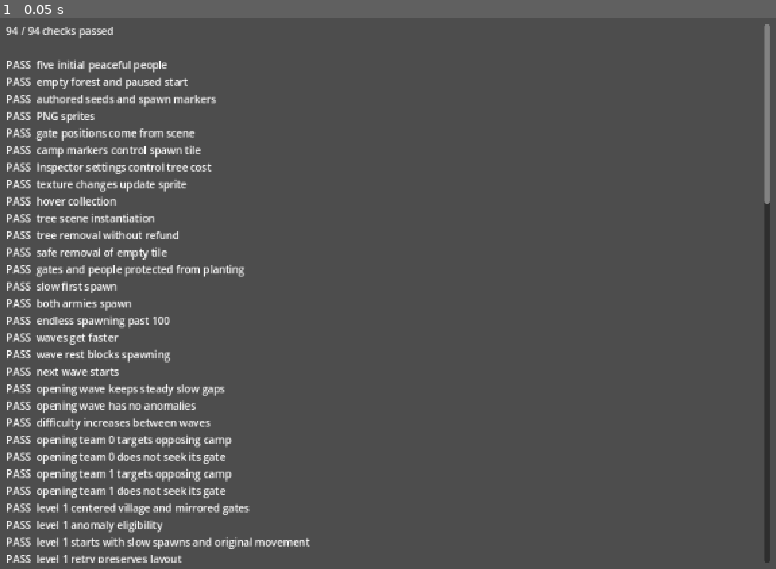
Above: before the commit, frame 1.
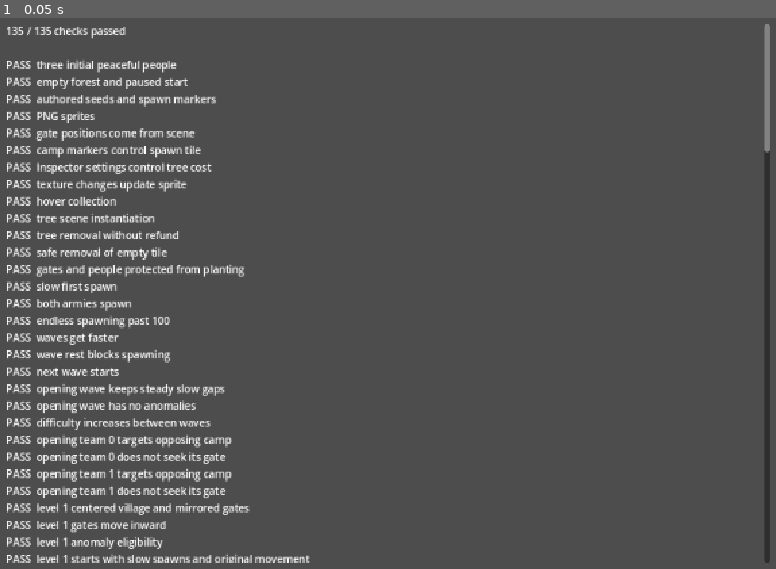
Above: after the commit, the same moment.

Repository: MiusoftGames/art-of-peace
Game: Godot game, scene res://tests/run_checks.tscn
Same seed, same stepped clock (60 frames per second), same inputs: the game is played once before the commit and once after it. This scene is started directly instead of the project's main scene.
Inputs:
- Up to frame 1 (0.05 s): no input

The runs differ from the first frame. In frame 1, 1.1% of the frame differs, in the area x 0-100%, y 1-99%.

Commit message:
difficulty change

Diff:
--- a/main.tscn
+++ b/main.tscn
@@ -66,15 +66,9 @@
 [node name="Peaceful3" parent="Board/People" index="2" unique_id=1207044759 instance=ExtResource("6")]
 position = Vector2(380, 300)
 
-[node name="Peaceful4" parent="Board/People" index="3" unique_id=854610676 instance=ExtResource("6")]
-position = Vector2(340, 340)
-
-[node name="Peaceful5" parent="Board/People" index="4" unique_id=1149033027 instance=ExtResource("6")]
-position = Vector2(420, 340)
-
 [node name="Village" parent="Board" unique_id=518271316 instance=ExtResource("12")]
 z_index = -1
-position = Vector2(380, 297)
+position = Vector2(380, 465)
 
 [node name="Camps" type="Node2D" parent="." unique_id=243223548]
 
--- a/scenes/ui/hud.tscn
+++ b/scenes/ui/hud.tscn
@@ -56,7 +56,7 @@
 offset_bottom = 43.0
 mouse_filter = 2
 theme_override_font_sizes/font_size = 18
-text = "RESCUED 0 / 10"
+text = "RESCUED 0 / 5"
 
 [node name="Level" type="Label" parent="Root/TopBar"]
 offset_left = 660.0
@@ -82,7 +82,7 @@
 offset_right = 640.0
 offset_bottom = 55.0
 mouse_filter = 2
-max_value = 10.0
+max_value = 5.0
 value = 0.0
 show_percentage = false
 
@@ -139,7 +139,7 @@
 layout_mode = 2
 mouse_filter = 2
 theme_override_font_sizes/font_size = 14
-text = "Rescue: 10"
+text = "Rescue: 5"
 custom_minimum_size = Vector2(0, 32)
 
 [node name="Spawned" type="Label" parent="Root/Population"]
@@ -201,14 +201,14 @@
 offset_right = 1077.0
 offset_bottom = 328.0
 mouse_filter = 2
-theme_override_constants/separation = 6
+theme_override_constants/separation = 4
 
 [node name="Title" type="Label" parent="Root/Controls"]
 layout_mode = 2
 mouse_filter = 2
 theme_override_font_sizes/font_size = 14
 text = "FOREST"
-custom_minimum_size = Vector2(0, 35)
+custom_minimum_size = Vector2(0, 20)
 
 [node name="Collect" type="Label" parent="Root/Controls"]
 layout_mode = 2
@@ -279,7 +279,7 @@
 offset_bottom = 744.0
 mouse_filter = 2
 theme_override_font_sizes/font_size = 17
-text = "Rescue 10 people before either camp falls."
+text = "Rescue 5 people before either camp falls."
 
 [node name="Delivered" type="Label" parent="Root"]
 offset_left = 22.0
--- a/scripts/entities/person.gd
+++ b/scripts/entities/person.gd
@@ -81,14 +81,14 @@
 	if peaceful:
 		visit_village(delta, game)
 		return
-	var target: Vector2i = game.hostile_destination(team)
+	var target: Vector2i = game.hostile_destination(team, cell)
 	if cell == target:
 		attack_elapsed += delta
 		var interval: float = maxf(0.1, game.settings.building_attack_interval)
 		while attack_elapsed >= interval:
 			attack_elapsed -= interval
 			game.attack_destination(self)
-			if game.lost or game.won:
+			if dead or game.lost or game.won:
 				attack_elapsed = 0.0
 				break
 		return
--- a/scripts/game.gd
+++ b/scripts/game.gd
@@ -40,13 +40,16 @@
 var won := false
 var rescued := 0
 var failure_reason := ""
+var anomaly_remaining := 1
+var previous_layout: Array[Vector2i] = []
 
 func _ready() -> void:
 	rng.randomize()
 	board.settings = settings
 	stock = settings.starting_seeds
+	goal = mini(settings.maximum_rescue_goal, settings.first_goal + (level - 1) * settings.goal_increment)
+	preload("res://scripts/systems/level_director.gd").configure(self)
 	preload("res://scripts/world/level_layout.gd").apply(self)
-	goal = mini(settings.maximum_rescue_goal, settings.first_goal + (level - 1) * settings.goal_increment)
 	waves.configure(settings)
 	waves.level_offset = 0
 	waves.spawn_remaining = waves.interval()
@@ -82,6 +85,7 @@
 	var fresh = load("res://main.tscn").instantiate()
 	fresh.level = number
 	fresh.settings = settings
+	fresh.previous_layout.assign([village.home_cell(board), board.cell_at($Board/Gates/BlueGate.position)])
 	var tree := get_tree()
 	tree.root.add_child(fresh)
 	tree.current_scene = fresh
@@ -118,28 +122,53 @@
 	register_person(person)
 	return person
 
+func camp_cell(camp: ArmyCamp) -> Vector2i:
+	return board.cell_at(board.to_local(camp.get_node("SpawnPoint").global_position))
+
 func spawn_cell(team: int) -> Vector2i:
 	var camp := get_camp(team)
-	if camp != null:
-		return board.cell_at(board.to_local(camp.get_node("SpawnPoint").global_position))
-	return Vector2i.ZERO
+	return camp_cell(camp) if camp != null else Vector2i.ZERO
+
+func get_camps(team: int) -> Array[ArmyCamp]:
+	var found: Array[ArmyCamp] = []
+	for camp in $Camps.get_children():
+		if camp is ArmyCamp and camp.team == team and not camp.defeated:
+			found.append(camp)
+	return found
 
 func get_camp(team: int) -> ArmyCamp:
-	for camp in $Camps.get_children():
-		if camp is ArmyCamp and camp.team == team:
-			return camp
-	return null
-
-func hostile_destination(team: int) -> Vector2i:
-	return spawn_cell(1 - team)
+	var camps := get_camps(team)
+	return camps[0] if not camps.is_empty() else null
+
+func hostile_destination(team: int, from := Vector2i(-1, -1)) -> Vector2i:
+	var camps := get_camps(1 - team)
+	if from == Vector2i(-1, -1):
+		return spawn_cell(1 - team)
+	var targets: Dictionary = {}
+	for camp in camps:
+		targets[camp_cell(camp)] = true
+	if targets.has(from):
+		return from
+	var route := GridPathfinding.find_path(board, from, targets, trees)
+	if not route.is_empty():
+		return route.back()
+	var closest := spawn_cell(1 - team)
+	for camp in camps:
+		if from.distance_squared_to(camp_cell(camp)) < from.distance_squared_to(closest):
+			closest = camp_cell(camp)
+	return closest
 
 func attack_destination(person: PeacePerson) -> void:
 	if won or lost or person.peaceful or person.dead or person.retreated:
 		return
-	if person.cell == spawn_cell(1 - person.team):
-		var camp := get_camp(1 - person.team)
-		if camp != null and camp.take_damage(settings.building_attack_damage):
-			declare_army_winner(person.team)
+	for camp in get_camps(1 - person.team):
+		if person.cell == camp_cell(camp):
+			var defeated := camp.take_damage(1)
+			person.dead = true
+			record_death(person)
+			if defeated:
+				declare_army_winner(person.team)
+			return
 
 func declare_army_winner(team: int) -> void:
 	battle_winner = team
@@ -152,7 +181,10 @@
 	return false
 
 func protected(cell: Vector2i) -> bool:
-	return village.is_building_cell(cell, board) or cell == spawn_cell(0) or cell == spawn_cell(1) or is_gate_cell(cell)
+	for camp in $Camps.get_children():
+		if camp is ArmyCamp and cell == camp_cell(camp):
+			return true
+	return village.is_building_cell(cell, board) or is_gate_cell(cell)
 
 func is_gate_cell(cell: Vector2i) -> bool:
 	return is_matching_gate(cell, 0) or is_matching_gate(cell, 1)
@@ -273,24 +305,24 @@
 	return GridPathfinding.find_path(board, from, {target: true}, gates)
 
 func spawn_pair() -> void:
-	# If this pair contains an anomaly, choose its team alternately.
-	var teams := [0, 1]
-	var frequency := maxi(1, settings.anomaly_every)
-	var anomalies_enabled := level >= settings.anomaly_start_level
-	var first_is_anomaly := anomalies_enabled and (spawned + 1) % frequency == 0
-	var second_is_anomaly := anomalies_enabled and (spawned + 2) % frequency == 0
-	var preferred_team := 1 if anomaly_count % 2 == 0 else 0
-	if (first_is_anomaly and preferred_team == 1) or (not first_is_anomaly and second_is_anomaly and preferred_team == 0):
-		teams = [1, 0]
 	if lost or won:
 		return
-	for team in teams:
-		spawned += 1
-		var anomaly := anomalies_enabled and spawned % frequency == 0
-		make_person(team, spawn_cell(team), false, anomaly)
-		if anomaly:
-			anomaly_count += 1
-			notify_player("Anomaly! Its unpredictable route breaks through trees.")
+	for camp in $Camps.get_children():
+		if not camp is ArmyCamp or camp.defeated:
+			continue
+		var count := rng.randi_range(1, settings.maximum_spawn_group) if level > settings.burst_after_level else 1
+		for index in range(count):
+			spawned += 1
+			var anomaly := false
+			if level >= settings.anomaly_start_level:
+				anomaly_remaining -= 1
+				if anomaly_remaining <= 0:
+					anomaly = true
+					anomaly_remaining = rng.randi_range(settings.anomaly_gap_min, maxi(settings.anomaly_gap_min, settings.anomaly_gap_max))
+			make_person(camp.team, camp_cell(camp), false, anomaly)
+			if anomaly:
+				anomaly_count += 1
+				notify_player("Anomaly! Its unpredictable route breaks through trees.")
 
 func record_death(person: PeacePerson) -> void:
 	deaths += 1
--- a/scripts/settings/game_settings.gd
+++ b/scripts/settings/game_settings.gd
@@ -14,9 +14,17 @@
 		emit_changed()
 
 @export_category("Rescue Goals")
-@export_range(1, 100) var first_goal := 10
-@export_range(1, 100) var goal_increment := 10
-@export_range(1, 30) var maximum_rescue_goal := 30
+@export_range(1, 100) var first_goal := 5
+@export_range(1, 100) var goal_increment := 1
+@export_range(1, 30) var maximum_rescue_goal := 15
+
+@export_category("Later Level Variety")
+@export_range(1, 30) var random_goal_after_level := 8
+@export_range(1, 15) var random_goal_min := 6
+@export_range(1, 30) var burst_after_level := 7
+@export_range(1, 5) var maximum_spawn_group := 3
+@export_range(1, 30) var extra_camp_after_level := 8
+@export_range(0.0, 1.0, 0.05) var extra_camp_chance := 0.35
 
 @export_category("Level Layout")
 @export var vary_level_layout := true
@@ -27,8 +35,9 @@
 @export_range(0.1, 10.0, 0.05) var minimum_spawn_gap := 0.65
 @export_range(0.0, 5.0, 0.05) var gap_reduction_per_wave := 1.0
 @export_range(0.0, 60.0, 0.5) var wave_rest_seconds := 10.0
-@export_range(1, 100) var anomaly_every := 20
-@export_range(1, 100) var anomaly_start_level := 3
+@export_range(1, 20) var anomaly_gap_min := 3
+@export_range(1, 30) var anomaly_gap_max := 8
+@export_range(1, 100) var anomaly_start_level := 5
 
 @export_category("People")
 @export_range(1.0, 200.0, 1.0) var movement_speed := 48.0
@@ -39,7 +48,6 @@
 
 @export_category("Camp Attacks")
 @export_range(0.1, 5.0, 0.1) var building_attack_interval := 1.0
-@export_range(1, 20) var building_attack_damage := 1
 
 @export_category("Trees and Seeds")
 @export_range(0, 100) var starting_seeds := 8
--- /dev/null
+++ b/scripts/systems/level_director.gd
@@ -0,0 +1,25 @@
+extends RefCounted
+## Random round goals and occasional reinforcements, tuned in PeaceSettings.
+static func configure(game: Node) -> void:
+	if game.level > game.settings.random_goal_after_level:
+		game.goal = game.rng.randi_range(game.settings.random_goal_min, game.settings.maximum_rescue_goal)
+	game.anomaly_remaining = game.rng.randi_range(1, 3)
+	if not game.settings.vary_level_layout:
+		return
+	if game.level > game.settings.extra_camp_after_level and game.rng.randf() < game.settings.extra_camp_chance:
+		var extra: ArmyCamp = preload("res://scenes/entities/army_camp.tscn").instantiate()
+		extra.team = game.rng.randi_range(0, 1)
+		game.get_node("Camps").add_child(extra)
+	# Keep camp art in the clear part of the sidebars; entry markers track row changes.
+	for team in range(2):
+		var camps: Array[ArmyCamp] = game.get_camps(team)
+		var first_row: int = game.rng.randi_range(6, 9)
+		if camps.size() > 1:
+			first_row = 6 if game.rng.randf() < 0.5 else 10
+		for index in range(camps.size()):
+			var camp: ArmyCamp = camps[index]
+			var row: int = first_row if index == 0 else (10 if first_row == 6 else 6)
+			camp.scale = Vector2(0.75, 0.75)
+			camp.position = Vector2(75 if team == 0 else 1005, game.board.position.y + game.board.point(Vector2i(0, row)).y)
+			var entry := Vector2i(0 if team == 0 else game.settings.grid_size.x - 1, row)
+			camp.get_node("SpawnPoint").position = camp.to_local(game.board.to_global(game.board.point(entry)))
--- a/scripts/ui/hud.gd
+++ b/scripts/ui/hud.gd
@@ -15,6 +15,9 @@
 	$Root/GameOver/RetryButton.pressed.connect(func() -> void: restart_pressed.emit())
 
 func update_status(game: Node) -> void:
+	$Root/ThreatHelp.visible = not game.settings.vary_level_layout
+	$Root/Anomaly.position.y = 610.0 if game.get_node("Camps").get_child_count() > 2 else 500.0
+	$Root/Delivered.position.y = 695.0
 	var living: int = game.peaceful_count()
 	$Root/TopBar/SpeedButton.text = "Normal 1x" if game.speed == 1.0 else ("Fast 2x" if game.speed == 2.0 else "Ultra 4x")
 	$Root/TopBar/Seeds.text = "SEEDS  %d" % game.stock
@@ -35,11 +38,16 @@
 	$Root/WaveStatus/Countdown.text = "Rest: %.0fs" % ceilf(game.waves.rest_remaining) if game.waves.rest_remaining > 0 else "Next: %.0fs" % ceilf(game.waves.spawn_remaining)
 	$Root/Controls/TreeCost.text = "%d seed / tree" % game.settings.tree_cost
 	$Root/Controls/Speed.text = "F: speed %dx" % int(game.speed)
-	$Root/Anomaly/Description.text = "Starts level %d\nEvery %dth spawn" % [game.settings.anomaly_start_level, game.settings.anomaly_every]
+	$Root/Anomaly/Description.text = "From level %d\nRandom arrivals" % game.settings.anomaly_start_level
 	$Root/Message.text = game.message
 	$Root/GameOver.visible = game.lost or game.won
 	$Root/GameOver/Title.text = "PEACE RESTORED!" if game.won else "RESCUE FAILED"
-	$Root/GameOver/Details.text = "%d people reached the village.\nNext level: rescue %d people." % [game.rescued, mini(game.settings.maximum_rescue_goal, game.goal + game.settings.goal_increment)] if game.won else game.failure_reason
+	if not game.won:
+		$Root/GameOver/Details.text = game.failure_reason
+	elif game.level >= game.settings.random_goal_after_level:
+		$Root/GameOver/Details.text = "%d people reached the village.\nNext level: a random goal of %d-%d." % [game.rescued, game.settings.random_goal_min, game.settings.maximum_rescue_goal]
+	else:
+		$Root/GameOver/Details.text = "%d people reached the village.\nNext level: rescue %d people." % [game.rescued, mini(game.settings.maximum_rescue_goal, game.goal + game.settings.goal_increment)]
 	$Root/GameOver/Hint.text = "Level %d  /  %d rescued  /  %d lost" % [game.level, game.rescued, game.deaths]
 	$Root/GameOver/ContinueButton.visible = game.won
 	$Root/GameOver/RetryButton.visible = game.lost
--- a/scripts/world/level_layout.gd
+++ b/scripts/world/level_layout.gd
@@ -1,5 +1,5 @@
 extends RefCounted
-## Repeatable centered village and mirrored gate positions for each level.
+## Random centered village and gates mirrored from opposite corners.
 static func apply(game: Node) -> void:
 	if not game.settings.vary_level_layout:
 		return
@@ -7,8 +7,9 @@
 	for group in ["People", "Seeds", "Trees"]:
 		for item in game.get_node("Board/" + group).get_children():
 			occupied[game.board.cell_at(item.position)] = true
-	occupied[game.spawn_cell(0)] = true
-	occupied[game.spawn_cell(1)] = true
+	for camp in game.get_node("Camps").get_children():
+		if camp is ArmyCamp:
+			occupied[game.camp_cell(camp)] = true
 	var middle: int = floori(game.settings.grid_size.x / 2.0)
 	var rows: Array[int] = []
 	for y in range(1, game.settings.grid_size.y - 1):
@@ -16,24 +17,25 @@
 		for dx in range(-game.village.building_half_width, game.village.building_half_width + 1):
 			if occupied.has(Vector2i(middle + dx, y)):
 				clear = false
-		if clear:
+		if clear and (game.previous_layout.is_empty() or y != game.previous_layout[0].y):
 			rows.append(y)
 	if not rows.is_empty():
-		var home := Vector2i(middle, rows[(game.level - 1) % rows.size()])
+		var home := Vector2i(middle, rows[game.rng.randi_range(0, rows.size() - 1)])
 		game.village.position = game.board.point(home)
 		for dx in range(-game.village.building_half_width, game.village.building_half_width + 1):
 			occupied[home + Vector2i(dx, 0)] = true
 	var options: Array[Vector2i] = []
-	for y in range(2, game.settings.grid_size.y - 2):
-		for x in range(2, middle):
-			var left := Vector2i(x, y)
-			var right := Vector2i(game.settings.grid_size.x - 1 - x, y)
-			if not occupied.has(left) and not occupied.has(right) and y != game.spawn_cell(0).y and y != game.spawn_cell(1).y:
-				options.append(left)
+	# Zero-based column 2 is two cells inward from the left edge.
+	var x := mini(2 + game.level - 1, maxi(2, middle - 2))
+	for y in range(1, floori(game.settings.grid_size.y / 2.0)):
+		var left := Vector2i(x, y)
+		var right := Vector2i(game.settings.grid_size.x - 1 - x, game.settings.grid_size.y - 1 - y)
+		if not occupied.has(left) and not occupied.has(right) and (game.previous_layout.size() < 2 or left.y != game.previous_layout[1].y):
+			options.append(left)
 	if options.is_empty():
 		return
-	var chosen := options[((game.level - 1) * 7) % options.size()]
+	var chosen := options[game.rng.randi_range(0, options.size() - 1)]
 	for gate in game.get_node("Board/Gates").get_children():
 		if gate is PeaceGate:
-			var cell := chosen if gate.team == 0 else Vector2i(game.settings.grid_size.x - 1 - chosen.x, chosen.y)
+			var cell := chosen if gate.team == 0 else Vector2i(game.settings.grid_size.x - 1 - chosen.x, game.settings.grid_size.y - 1 - chosen.y)
 			gate.position = game.board.point(cell)
--- a/tests/runtime_checks.gd
+++ b/tests/runtime_checks.gd
@@ -16,6 +16,8 @@
 	check_easy_opening()
 	check_level_layouts()
 	check_speed_and_distant_seeds()
+	check_later_variety()
+	check_single_camp_hit()
 	check_targets_and_combat()
 	check_goals_and_loss()
 	check_anomalies_and_gates()
@@ -35,8 +37,8 @@
 
 func check_initial_state() -> void:
 	var game := fresh_game()
-	results["five initial peaceful people"] = game.peaceful_count() == 5 and game.soldiers.size() == 5
-	results["empty forest and paused start"] = game.trees.is_empty() and not game.running and game.goal == 10
+	results["three initial peaceful people"] = game.peaceful_count() == 3 and game.soldiers.size() == 3
+	results["empty forest and paused start"] = game.trees.is_empty() and not game.running and game.goal == 5
 	results["authored seeds and spawn markers"] = game.seeds.size() == 8 and game.spawn_cell(0) == Vector2i(0, 7) and game.spawn_cell(1) == Vector2i(18, 7)
 	results["PNG sprites"] = game.soldiers[0].get_node("Sprite2D").texture.resource_path.ends_with(".png")
 	game.free()
@@ -125,9 +127,9 @@
 		person.next_cell = person.cell
 		person.position = game.board.point(person.cell)
 		person.step(0.0, game)
-	results["arrivals count once"] = game.rescued == 10
+	results["arrivals count once"] = game.rescued == 5
 	game.soldiers[0].step(0.0, game)
-	results["returning villager is not counted twice"] = game.rescued == 10
+	results["returning villager is not counted twice"] = game.rescued == 5
 	game.running = true
 	game.advance(0.0)
 	results["goal freezes round and shows success"] = game.won and not game.running and not game.lost and game.level == 1
@@ -148,7 +150,7 @@
 	next.level = 2
 	host.add_child(next)
 	next.set_process(false)
-	results["fresh level two goal and state"] = next.goal == 20 and next.peaceful_count() == 5 and next.trees.is_empty() and next.stock == next.settings.starting_seeds and next.rescued == 0 and not next.running
+	results["fresh level two goal and state"] = next.goal == 6 and next.peaceful_count() == 3 and next.trees.is_empty() and next.stock == next.settings.starting_seeds and next.rescued == 0 and not next.running
 	results["each level has a slow opening"] = next.waves.interval() == next.settings.initial_spawn_gap
 	next.free()
 
@@ -164,8 +166,14 @@
 		if game.soldiers[i].anomaly:
 			indices.append(i + 1)
 			teams.append(game.soldiers[i].team)
-	results["every 20th spawn is anomaly"] = indices == [20, 40, 60, 80, 100]
-	results["anomalies alternate camps"] = teams == [1, 0, 1, 0, 1]
+	results["anomalies appear early after unlock"] = not indices.is_empty() and indices[0] <= 3
+	var gaps: Dictionary = {}
+	var bounded := true
+	for i in range(1, indices.size()):
+		var gap: int = indices[i] - indices[i - 1]
+		gaps[gap] = true
+		bounded = bounded and gap >= 3 and gap <= 8
+	results["anomaly intervals are random and bounded"] = gaps.size() > 1 and bounded
 	clear_people(game)
 	var steps: Dictionary = {}
 	for i in range(40):
@@ -308,7 +316,12 @@
 		results["team %d respects attack interval" % team] = camp.health == 2
 		attacker.step(0.5, game)
 		results["team %d damages opposing camp" % team] = camp.health == 1 and not game.lost
-		attacker.step(1.0, game)
+		attacker.step(100.0, game)
+		game.attack_destination(attacker)
+		results["team %d attacker dies after one damage" % team] = attacker.dead and camp.health == 1 and game.deaths == 1
+		var anomaly: PeacePerson = game.make_person(team, game.spawn_cell(1 - team), false, true)
+		anomaly.step(100.0, game)
+		results["team %d anomaly attacks once then dies" % team] = anomaly.dead and camp.health == 0 and game.deaths == 2
 		results["team %d camp fall fails rescue" % team] = camp.defeated and game.lost and not game.running
 		results["team %d never invades village" % team] = game.village.health == game.village.max_health and game.hostile_destination(team) == game.spawn_cell(1 - team)
 		game.hud.update_status(game)
@@ -352,6 +365,7 @@
 	for number in range(1, 5):
 		var game = template.instantiate()
 		game.level = number
+		game.previous_layout = previous
 		host.add_child(game)
 		game.set_process(false)
 		var positions: Array[Vector2i] = [game.village.home_cell(game.board)]
@@ -359,17 +373,19 @@
 			positions.append(game.board.cell_at(gate.position))
 		if not previous.is_empty():
 			results["level %d moves village and both gates" % number] = positions[0] != previous[0] and positions[1] != previous[1] and positions[2] != previous[2]
-		results["level %d centered village and mirrored gates" % number] = positions[0].x == 9 and positions[1].x + positions[2].x == 18 and positions[1].y == positions[2].y
+		results["level %d centered village and mirrored gates" % number] = positions[0].x == 9 and positions[1].x + positions[2].x == 18 and positions[1].y + positions[2].y == 14
+		results["level %d gates move inward" % number] = positions[1].x == mini(number + 1, 7) and positions[1].y < 7 and positions[2].y > 7
 		previous = positions
 		for i in range(10):
 			game.spawn_pair()
-		results["level %d anomaly eligibility" % number] = game.anomaly_count == (0 if number < 3 else 1)
+		results["level %d anomaly eligibility" % number] = game.anomaly_count == 0
 		results["level %d starts with slow spawns and original movement" % number] = game.waves.interval() == 10.0 and game.settings.movement_speed == 48.0
 		var retry = template.instantiate()
 		retry.level = number
+		retry.previous_layout = positions
 		host.add_child(retry)
 		retry.set_process(false)
-		results["level %d retry preserves layout" % number] = retry.village.position == game.village.position and retry.get_node("Board/Gates/BlueGate").position == game.get_node("Board/Gates/BlueGate").position
+		results["level %d retry changes layout" % number] = retry.village.position != game.village.position and retry.get_node("Board/Gates/BlueGate").position != game.get_node("Board/Gates/BlueGate").position
 		retry.free()
 		game.free()
 
@@ -406,5 +422,79 @@
 	later.level = 100
 	host.add_child(later)
 	later.set_process(false)
-	results["late level goal capped at thirty"] = later.goal == 30
+	results["late level goal random within six to fifteen"] = later.goal >= 6 and later.goal <= 15
 	later.free()
+
+func check_later_variety() -> void:
+	var director = preload("res://scripts/systems/level_director.gd")
+	var goals: Dictionary = {}
+	for seed_value in range(20):
+		var game := fresh_game()
+		game.level = 9
+		game.rng.seed = seed_value + 10
+		director.configure(game)
+		goals[game.goal] = true
+		results["random goal %d within bounds" % seed_value] = game.goal >= 6 and game.goal <= 15
+		game.free()
+	results["later goals vary"] = goals.size() > 1
+	var game := fresh_game()
+	game.level = 5
+	game.rng.seed = 42
+	for i in range(2):
+		game.spawn_pair()
+	results["level five gets anomaly within first two pulses"] = game.anomaly_count >= 1
+	game.free()
+	game = fresh_game()
+	game.level = 8
+	game.rng.seed = 42
+	var group_sizes: Dictionary = {}
+	var bounded := true
+	for i in range(20):
+		clear_people(game)
+		game.spawn_pair()
+		for team in range(2):
+			var count := 0
+			for person in game.soldiers:
+				if person.team == team:
+					count += 1
+			bounded = bounded and count >= 1 and count <= 3
+			group_sizes[count] = true
+	results["level eight has varied one to three person groups"] = bounded and group_sizes.size() == 3
+	game.free()
+	game = fresh_game()
+	game.level = 9
+	game.settings.vary_level_layout = true
+	game.settings.extra_camp_chance = 0.0
+	director.configure(game)
+	results["extra camp is optional"] = game.get_node("Camps").get_child_count() == 2
+	game.settings.extra_camp_chance = 1.0
+	director.configure(game)
+	results["extra camp adds only one reinforcement"] = game.get_node("Camps").get_child_count() == 3
+	var extra: ArmyCamp = game.get_node("Camps").get_child(2)
+	var entry: Vector2i = game.camp_cell(extra)
+	results["extra camp entry safe and distinct"] = game.board.inside(entry) and game.protected(entry) and entry != game.spawn_cell(extra.team)
+	var attacker: PeacePerson = game.make_person(1 - extra.team, entry)
+	results["soldiers can target reinforcement camp"] = game.hostile_destination(attacker.team, entry) == entry
+	var hp: int = extra.health
+	game.attack_destination(attacker)
+	results["reinforcement camp takes damage"] = extra.health == hp - 1
+	clear_people(game)
+	game.spawn_pair()
+	var at_extra := false
+	for person in game.soldiers:
+		at_extra = at_extra or person.cell == entry
+	results["reinforcement camp spawns soldiers"] = at_extra
+	game.free()
+
+func check_single_camp_hit() -> void:
+	for is_anomaly in [false, true]:
+		var game := fresh_game()
+		var camp: ArmyCamp = game.get_camp(1)
+		var attacker: PeacePerson = game.make_person(0, game.spawn_cell(1), false, is_anomaly)
+		attacker.step(100.0, game)
+		attacker.step(100.0, game)
+		game.attack_destination(attacker)
+		results["single camp hit anomaly=%s" % is_anomaly] = camp.health == camp.max_health - 1 and attacker.dead and game.deaths == 1
+		game.combat.resolve(game)
+		results["dead attacker removed anomaly=%s" % is_anomaly] = not game.soldiers.has(attacker) and game.deaths == 1
+		game.free()
Not shown, added: scripts/systems/level_director.gd.uid
Not shown, changed: README.md
Not shown, changed: docs/EDITOR_GUIDE.md
